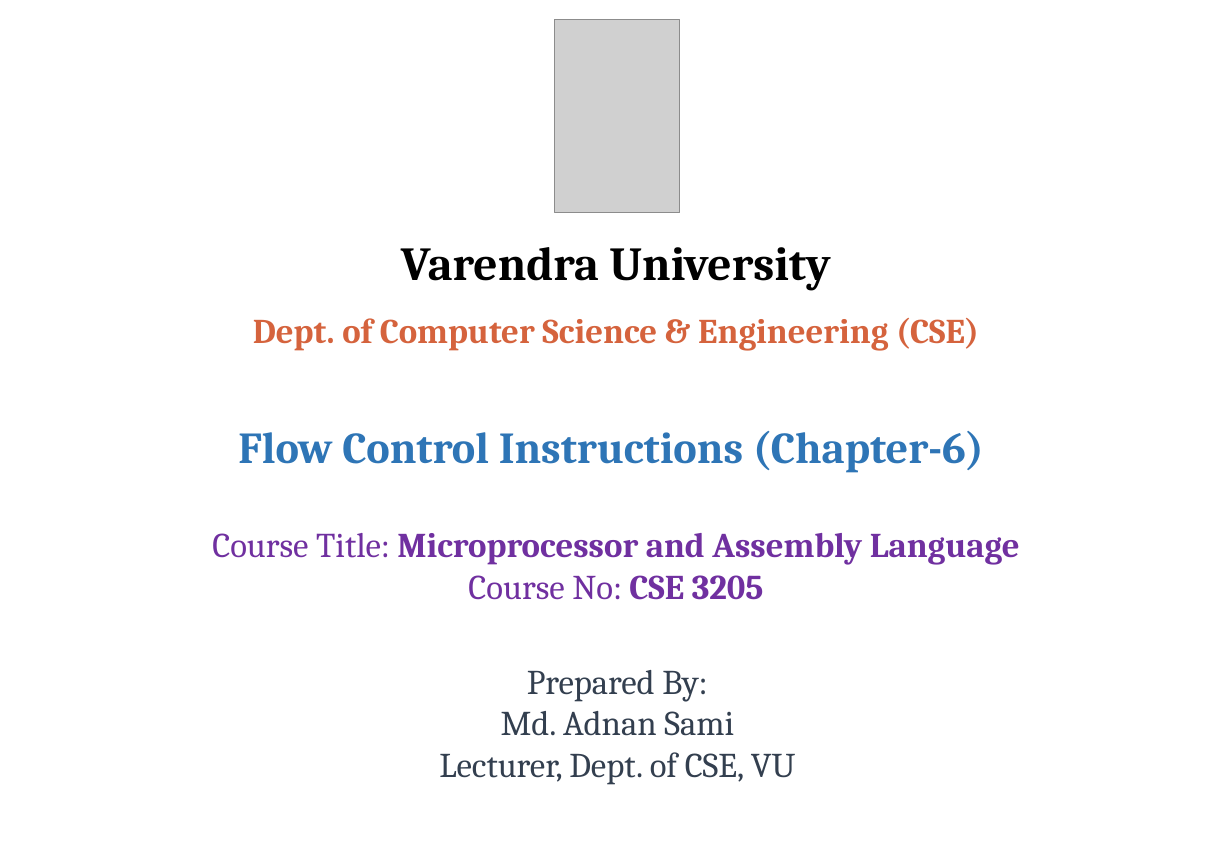
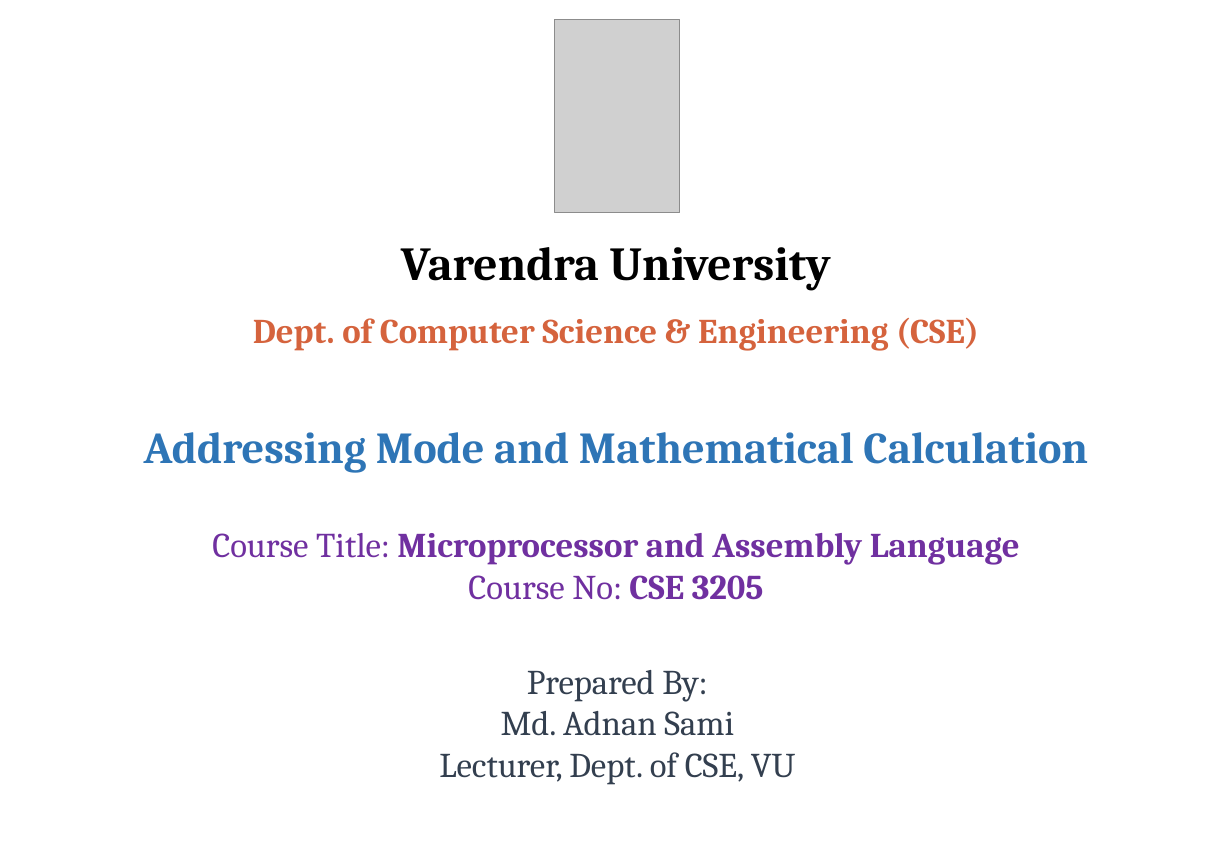
Before and after one commit to atif721/Varendra-University, a slide deck: slide 1 of 06 Sixth Semester/CSE 3205 Microprocessor and Assembly Language/Final/PPTX files/Lecture-8 (Microprocessor and Assembly Language).pptx. Drawn at 1232x853 pixels with LibreOffice and Linux fonts; fonts in the diff are those of the drawing; grey boxes stand for pictures; background and template pictures are left out. Boxes give left, top, right and bottom in pixels: in the first picture for what was removed or moved away, otherwise in the second. Text is boxed around its words. In the diff, an @@ line names an element or a change of style, - is before the commit and + after.

Commit message:
lecture 8 pptx added m al

```diff
--- a/06 Sixth Semester/CSE 3205 Microprocessor and Assembly Language/Final/PPTX files/Lecture-8 (Microprocessor and Assembly Language).pptx
+++ b/06 Sixth Semester/CSE 3205 Microprocessor and Assembly Language/Final/PPTX files/Lecture-8 (Microprocessor and Assembly Language).pptx
@@ text at [144, 432, 1088, 473]: text changed @@
-Flow Control Instructions (Chapter-6)
+Addressing Mode and Mathematical Calculation
```
Also in this commit, not shown: 6 other slides changed, 27 slides added, 21 slides removed.
